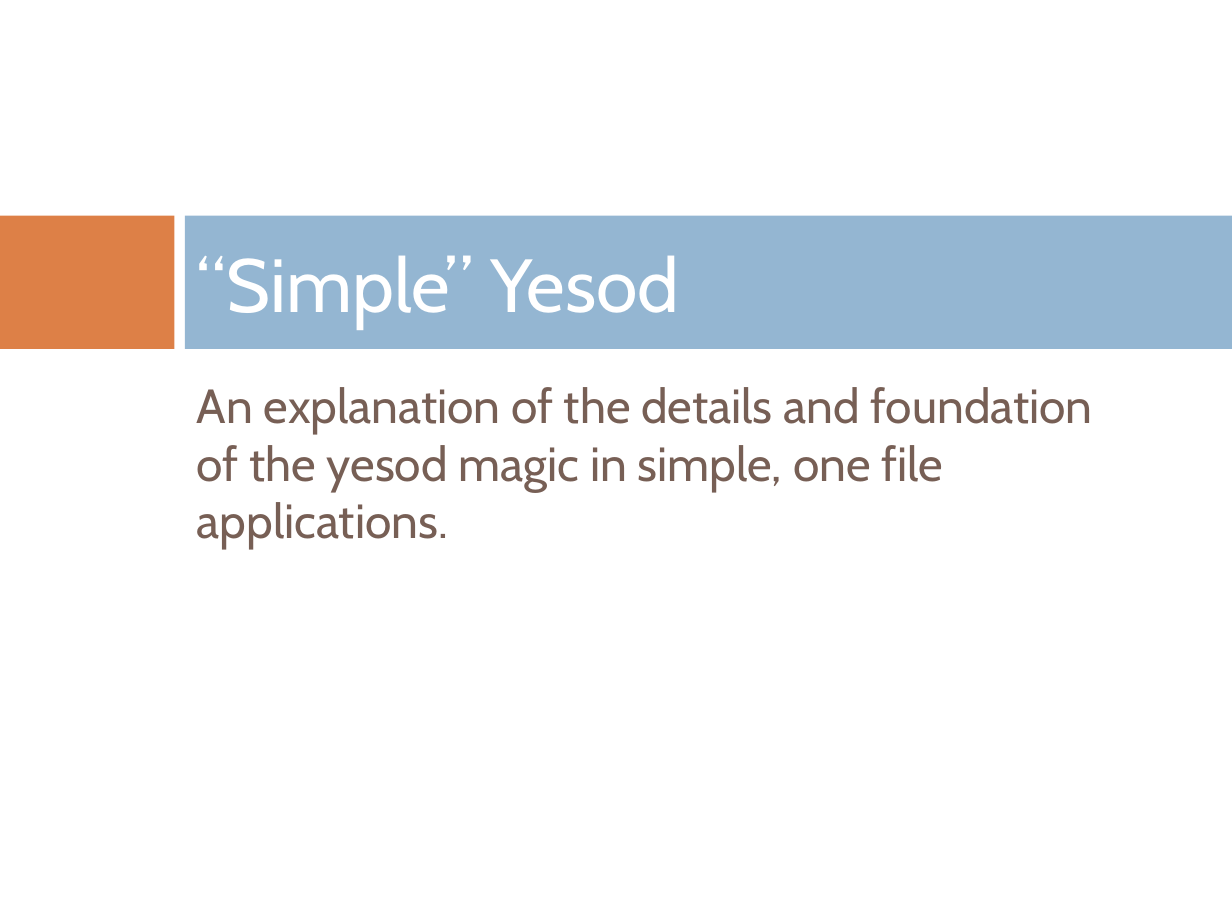
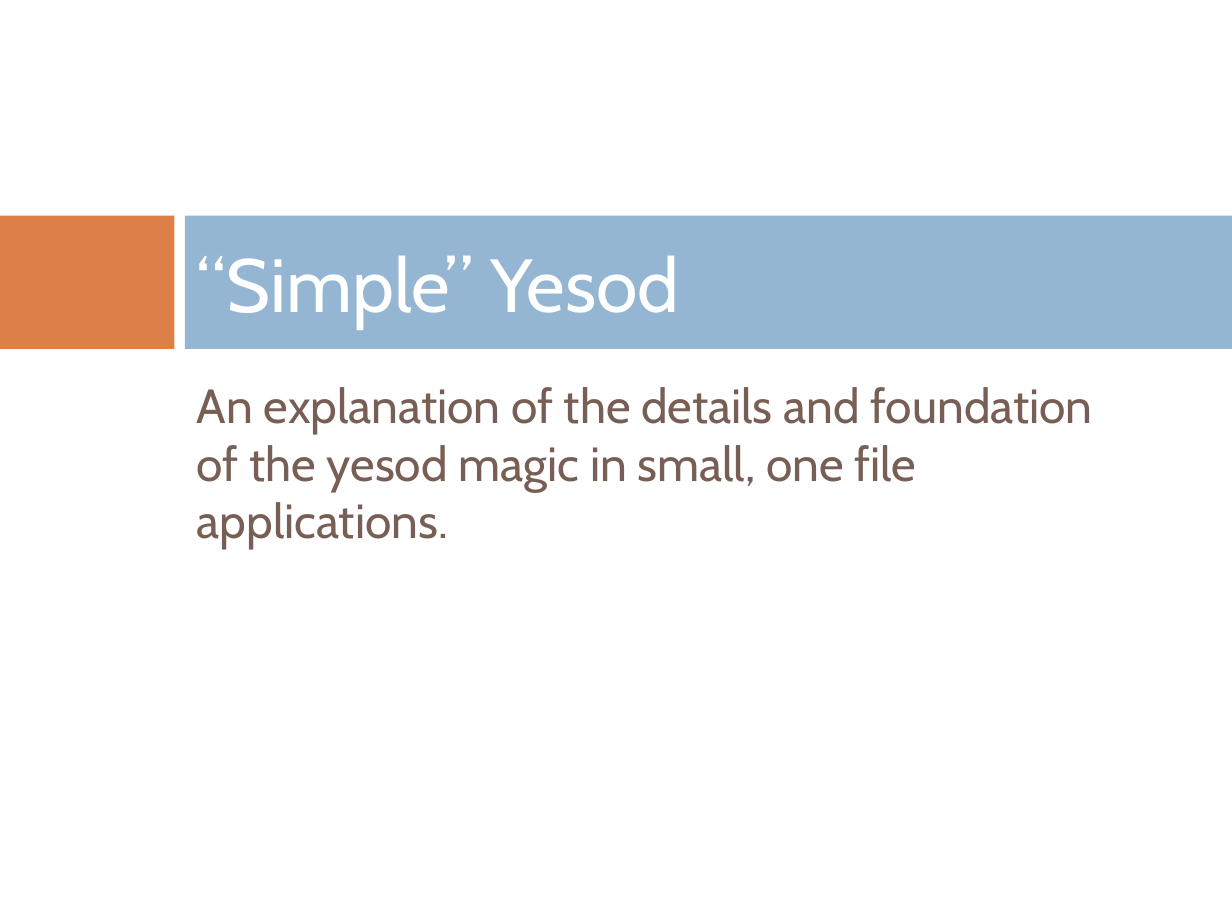
Before and after one commit to benkolera/talk-yesod, a slide deck: slide 10 of TypeSafeWebDevWithYesodAndHaskell.pptx (slide 9 before the commit). Drawn at 1232x924 pixels with LibreOffice and Linux fonts; fonts in the diff are those of the drawing; background and template pictures are left out. Boxes give left, top, right and bottom in pixels: in the first picture for what was removed or moved away, otherwise in the second. Text is boxed around its words. In the diff, an @@ line names an element or a change of style, - is before the commit and + after.

```diff
--- a/TypeSafeWebDevWithYesodAndHaskell.pptx
+++ b/TypeSafeWebDevWithYesodAndHaskell.pptx
@@ text at [197, 387, 1093, 549]: text changed @@
-An explanation of the details and foundation of the yesod magic in simple, one file applications.
+An explanation of the details and foundation of the yesod magic in small, one file applications.
```
Also in this commit, not shown: 2 other slides changed, 12 slides added, 3 other files.
